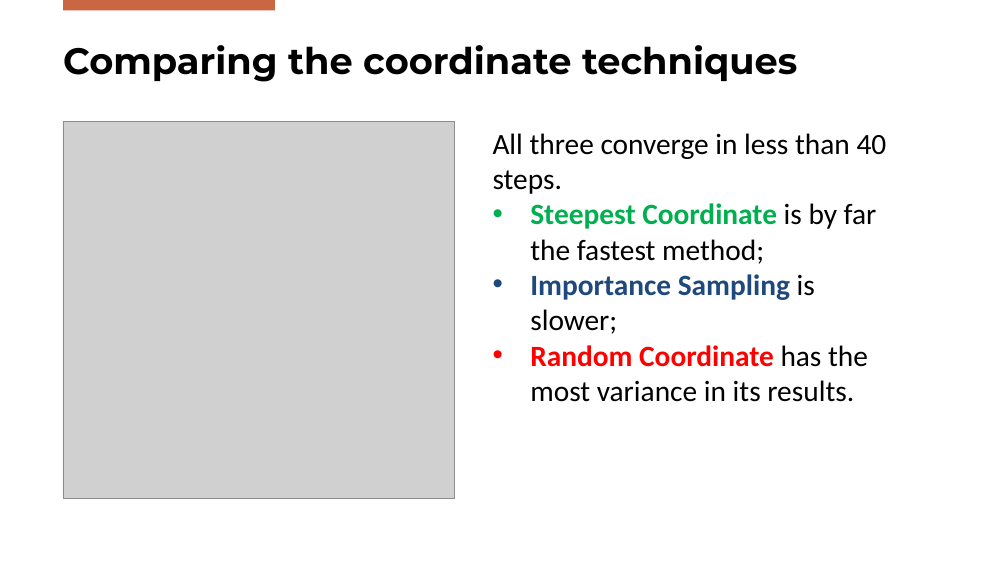
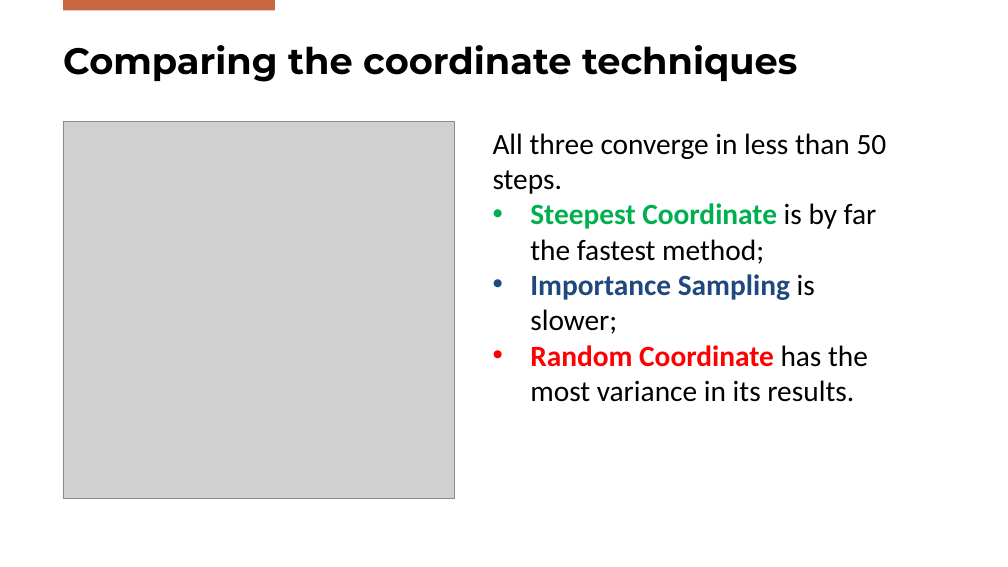
Before and after one commit to FilippoBolis/OptimizationProject_2025, a slide deck: slide 45 of Ppt/Optimization.pptx. Drawn at 1008x567 pixels with LibreOffice and Linux fonts; fonts in the diff are those of the drawing; grey boxes stand for pictures; background and template pictures are left out. Boxes give left, top, right and bottom in pixels: in the first picture for what was removed or moved away, otherwise in the second. Text is boxed around its words. In the diff, an @@ line names an element or a change of style, - is before the commit and + after.

```diff
--- a/Ppt/Optimization.pptx
+++ b/Ppt/Optimization.pptx
@@ text at <box>493,133,887,194</box>: text changed @@
-All three converge in less than 40 steps.
+All three converge in less than 50 steps.
```
Also in this commit, not shown: 1 other slide changed, 1 slide added, 2 other files.
